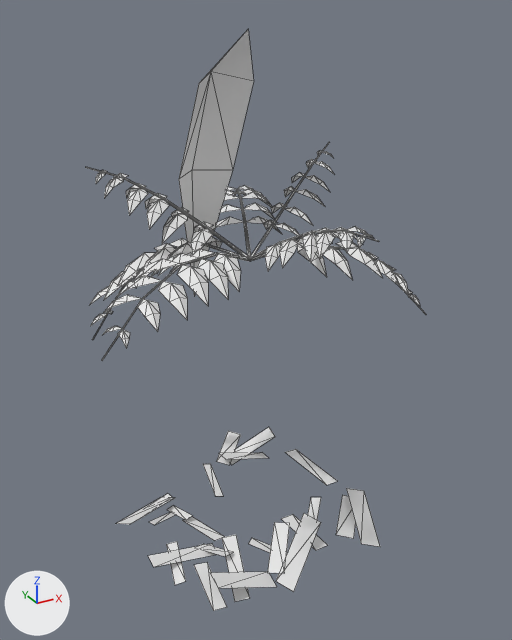
Two versions of the OBJ model game/assets/models/plants/SM_Plant_TreeFernYoung_Leaf_LOD1.obj, one commit apart.
The view is the same before and after, from a 50 mm lens placed at (-2.62, -4.87, 4.47), pointed at (0.12, 0.1, 1.99). Arrows for +X, +Y and +Z are at lower left; the lights stay in place. The older version comes first. Mesh edges are drawn as thin lines. Where no turn or scale is listed for an object, it has been applied to the vertices. Vertices at exactly the same position are counted once.

Names of what the first picture shows: 'SM_Plant_TreeFernYoung_Leaf_LOD1'.
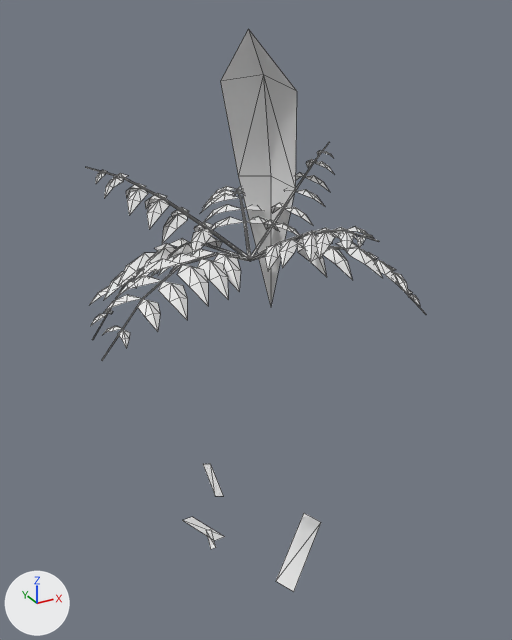
Changed parts and their boxes (x1, y1, x2, y2) in the pictures (512 x 640 px; the box of a moved part takes in the faces that stretch with it):
'SM_Plant_TreeFernYoung_Leaf_LOD1', reshaped: before (86, 30, 426, 611); after (86, 29, 426, 592)
part 1 of me_sm_plant_treefernyoung_leaf_lod1, deleted: before (115, 427, 380, 611)
part 2 of me_sm_plant_treefernyoung_leaf_lod1, moved or reshaped: before (167, 541, 186, 585); after (206, 529, 216, 549)
part 3 of me_sm_plant_treefernyoung_leaf_lod1, moved or reshaped: before (179, 30, 254, 297); after (220, 29, 297, 306)

The change, as a list of edits to the scene's bpy script:
```text
Change me_sm_plant_treefernyoung_leaf_lod1:
    used by ob_sm_plant_treefernyoung_leaf_lod1; location = (0.0, 0.0, 0.0)
    verts and faces of me_sm_plant_treefernyoung_leaf_lod1; kept vertices keep their numbers, new ones are numbered from 870
    before: 782 (-0.91, -0.11, 0.11) at pixel (166, 544), 783 (-0.99, -0.48, -0.01) at pixel (174, 585), 784 (-0.9, -0.51, 0.0) at pixel (185, 581), 785 (-0.81, -0.13, 0.12) at pixel (177, 541)
    before: 862 (0.0, 0.0, 4.34) at pixel (248, 28), 863 (0.2, 0.3, 3.95) at pixel (253, 81), 864 (-0.17, 0.29, 4.03) at pixel (210, 71), 865 (-0.39, 0.03, 3.98) at pixel (198, 83), 866 (0.08, 0.43, 3.23) at pixel (232, 170)
    before: 867 (-0.28, 0.47, 3.26) at pixel (191, 170), 868 (-0.48, 0.26, 3.25) at pixel (178, 179), 869 (-0.29, 0.49, 2.15) at pixel (194, 296)
    remove me_sm_plant_treefernyoung_leaf_lod1.from_pydata(...)  # 870 vertices, 978 faces; spans x -1.49..1.52, y -1.15..1.59, z -0.08..4.34
    add me_sm_plant_treefernyoung_leaf_lod1.from_pydata(...)  # 794 vertices, 940 faces; spans x -1.49..1.52, y -1.15..1.59, z -0.08..4.34
    me_sm_plant_treefernyoung_leaf_lod1 part 1: 19 loose pieces with 76 vertices, spanning x -1.22..1.08, y -0.9..1.29, z -0.08..0.19, are deleted
    me_sm_plant_treefernyoung_leaf_lod1 part 2
    add verts[782] = (-0.5, -0.07, 0.07)  # moved, pixel (205, 530)
    add verts[783] = (-0.55, -0.26, 0.01)  # moved, pixel (210, 549)
    add verts[784] = (-0.5, -0.27, 0.02)  # moved, pixel (215, 547)
    add verts[785] = (-0.46, -0.08, 0.07)  # moved, pixel (211, 528)
    me_sm_plant_treefernyoung_leaf_lod1 part 3
    add delete_vertices([863, *range(865, 870)])  # with the faces that use them
    add verts[864] = (0.27, 0.26, 4.0)  # moved, pixel (263, 74)
    add verts[870] = (0.36, -0.1, 3.9)  # pixel (296, 91)
    add verts[871] = (-0.02, 0.43, 3.95)  # pixel (220, 81)
    add verts[872] = (0.47, 0.07, 3.11)  # pixel (295, 188)
    add verts[873] = (0.45, 0.43, 3.14)  # pixel (270, 176)
    add verts[874] = (0.22, 0.6, 3.14)  # pixel (238, 176)
    add verts[875] = (0.47, 0.46, 1.9)  # pixel (270, 307)
    add faces += [(862, 870, 864), (862, 864, 871), (864, 870, 872), (864, 874, 871), (872, 875, 873), (873, 875, 874)]
    add faces += [(864, 872, 873), (864, 873, 874)]
```
